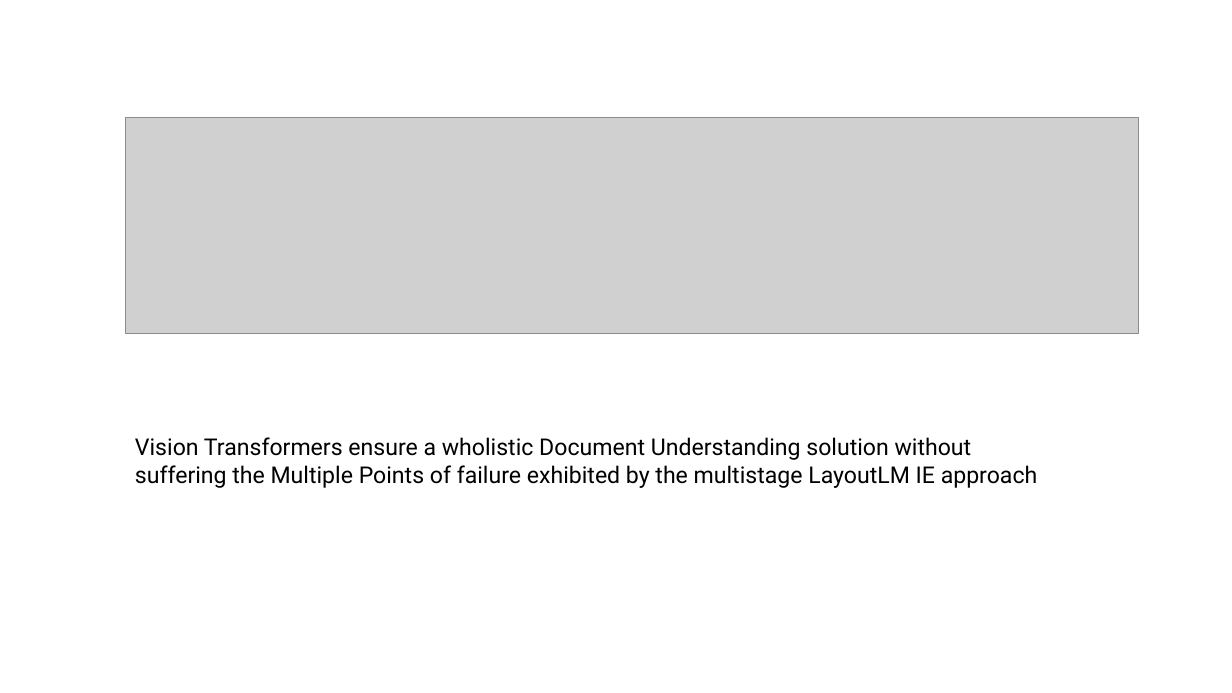
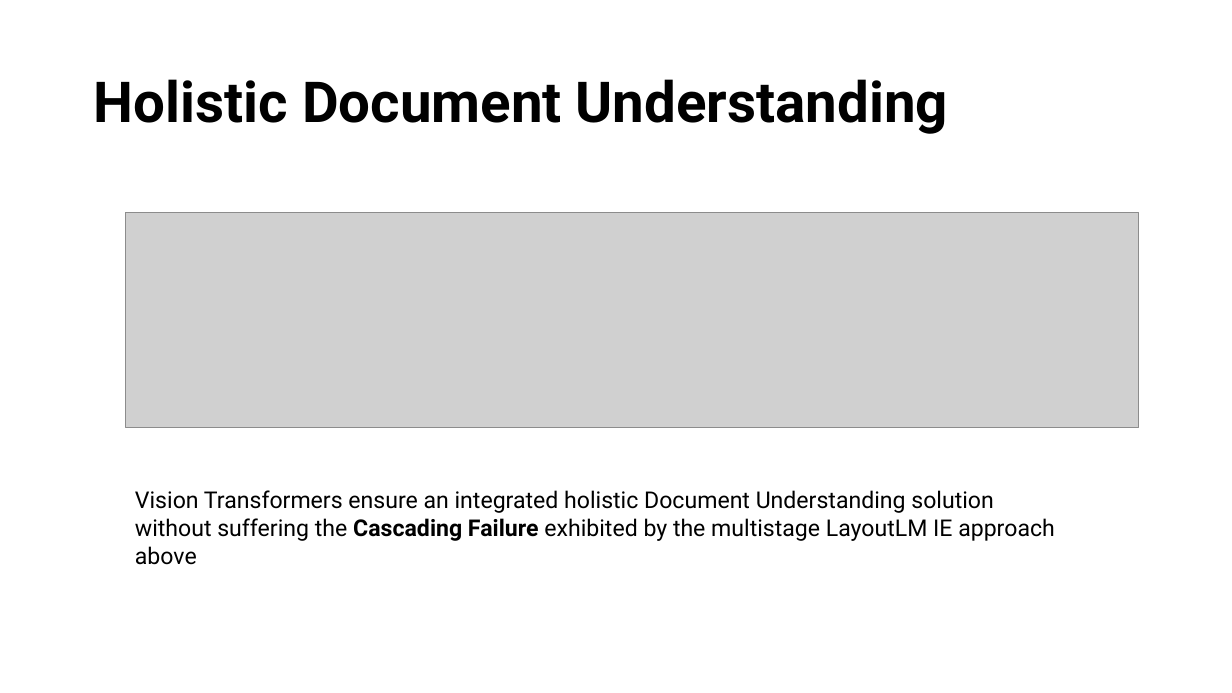
Before and after one commit to tmnestor/unified_vision_processor_minimal, a slide deck: slide 8 of presentation_materials/vision_transformers.pptx. Drawn at 1232x693 pixels with LibreOffice and Linux fonts; fonts in the diff are those of the drawing; grey boxes stand for pictures. Boxes give left, top, right and bottom in pixels: in the first picture for what was removed or moved away, otherwise in the second. Text is boxed around its words. In the diff, an @@ line names an element or a change of style, - is before the commit and + after.

Commit message:
✨ feat: update presentation materials with new diagrams for Vision Transformers, including input processing, transformer stack, and language generation

```diff
--- a/presentation_materials/vision_transformers.pptx
+++ b/presentation_materials/vision_transformers.pptx
@@ title added at [94,79,948,134], 44 pt, text #000000, bold @@
+Holistic Document Understanding
@@ picture: place and size @@
-picture at [126,117,1139,333]
+picture at [126,213,1139,428]
@@ text at [135,490,1055,541]: text changed @@
-Vision Transformers ensure a wholistic Document Understanding solution without suffering the Multiple Points of failure exhibited by the multistage LayoutLM IE approach
+Vision Transformers ensure an integrated holistic Document Understanding solution without suffering the Cascading Failure exhibited by the multistage LayoutLM IE approach above
```
Also in this commit, not shown: 3 other slides changed, 10 other files.
